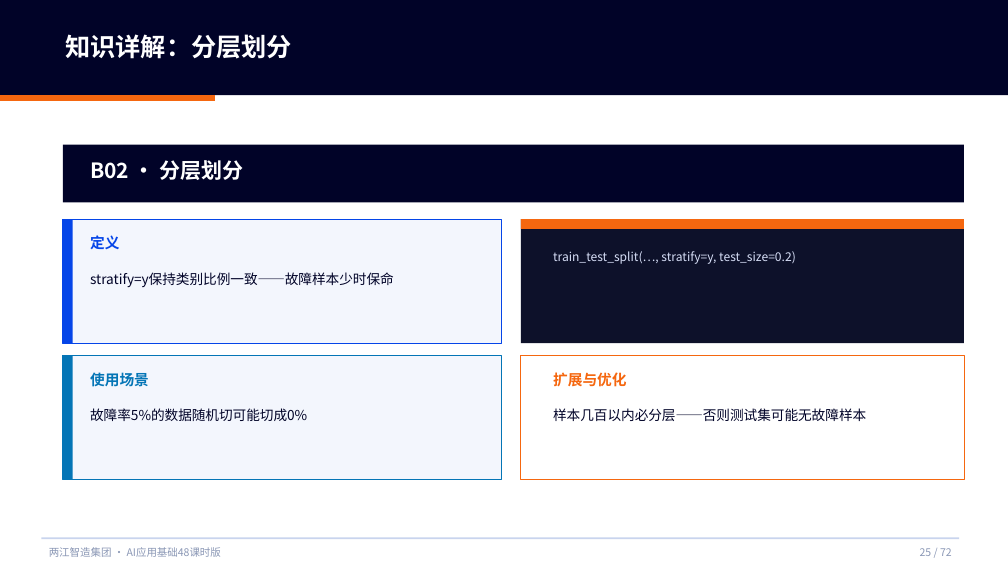
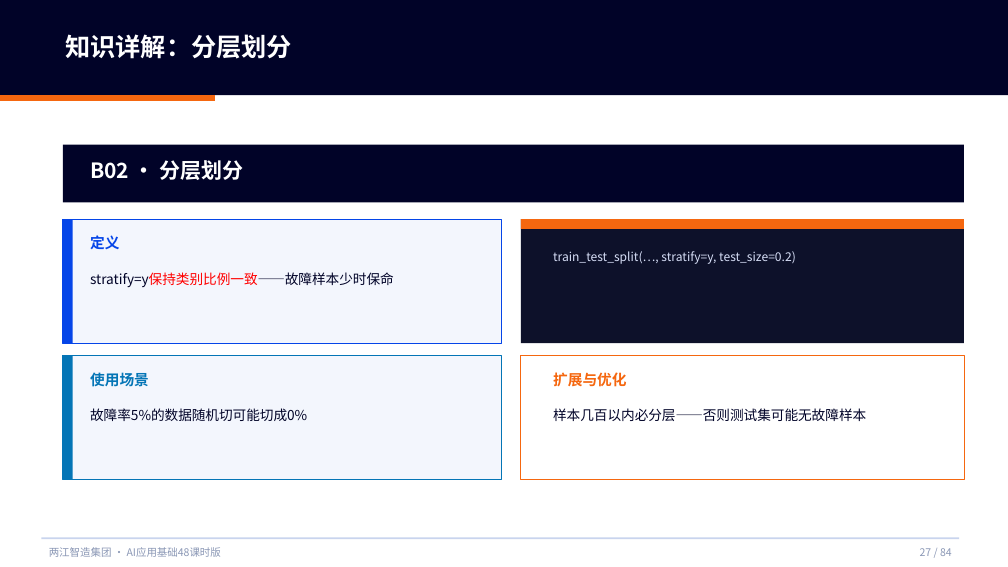
Before and after one commit to tianqiongenze/ai-course-teaching-resources, a slide deck: slide 27 of 05-AI应用基础48课时版/V2授课PPT/W11-第5次课-传统分类：逻辑回归+决策.pptx (slide 25 before the commit). Drawn at 1008x567 pixels with LibreOffice and Linux fonts; fonts in the diff are those of the drawing. Boxes give left, top, right and bottom in pixels: in the first picture for what was removed or moved away, otherwise in the second. Text is boxed around its words. In the diff, an @@ line names an element or a change of style, - is before the commit and + after.

```diff
--- a/05-AI应用基础48课时版/V2授课PPT/W11-第5次课-传统分类：逻辑回归+决策.pptx
+++ b/05-AI应用基础48课时版/V2授课PPT/W11-第5次课-传统分类：逻辑回归+决策.pptx
@@ text "stratify=y保持类别比例一致——故障样本少时保命" at (x1=90, y1=272, x2=394, y2=287): text colour #010328 to #FF0000 in "stratify=y保持类别比例一致——故障样本少时保命" @@
@@ text at (x1=920, y1=548, x2=952, y2=556): text changed @@
-25 / 72
+27 / 84
```
Also in this commit, not shown: 66 other slides changed, 12 slides added, 15 other files.
